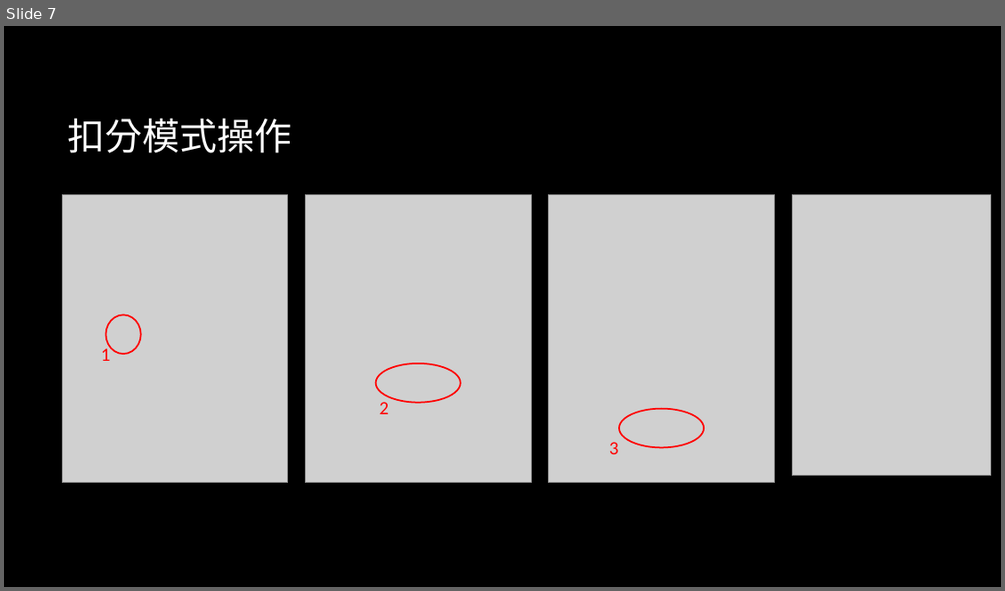
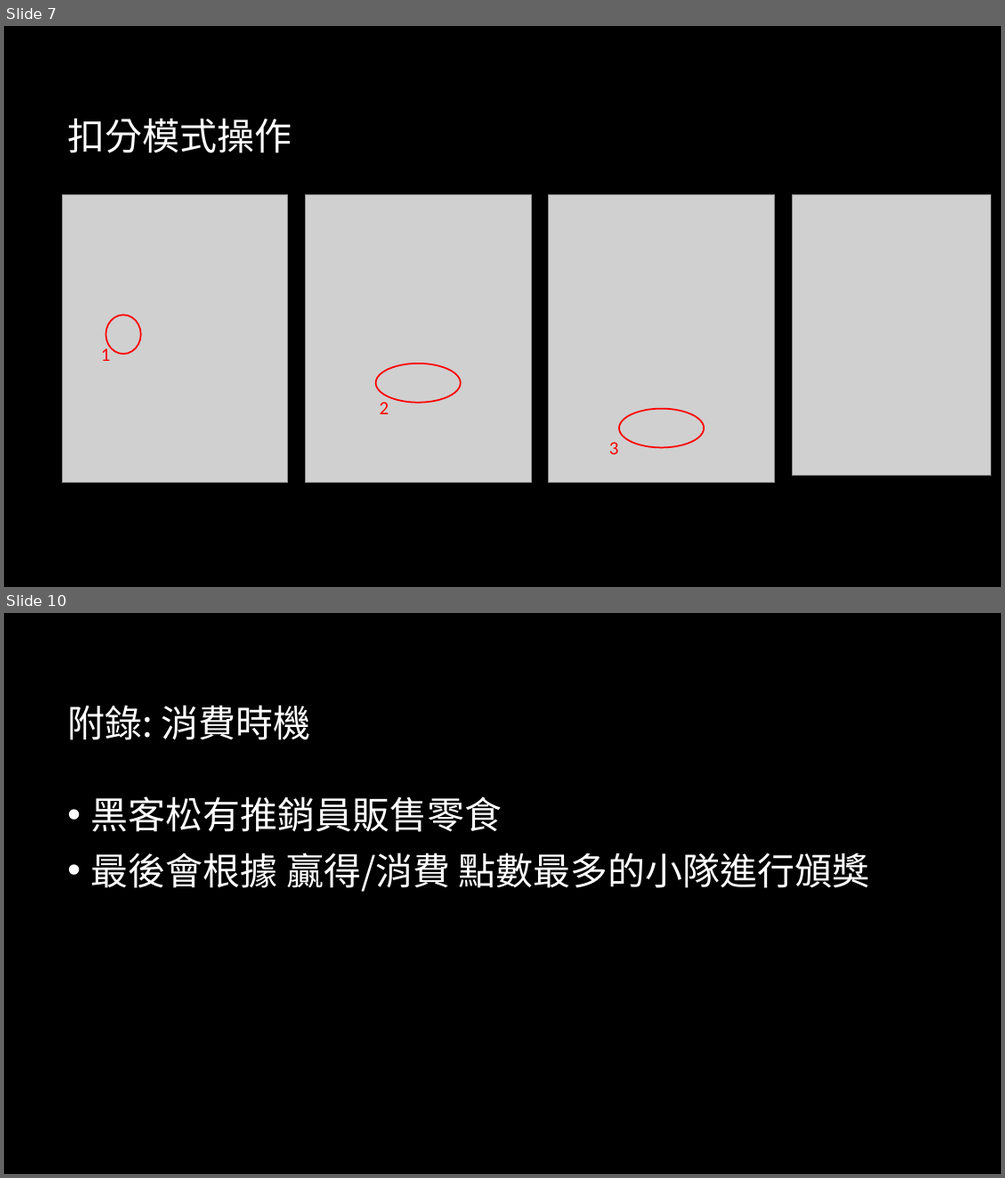
Before and after one commit to sciyen/ES_Camp_22nd, a slide deck: FileSearchSystem/readme/使用說明.pptx. Shown one above the other, each under a label of ours: slide 7 before the commit, slides 7 and 10 after it; the slides between them are not shown. The pictures are 1005x591 and 1005x1178 pixels, drawn with LibreOffice and Linux fonts; fonts in the diff are those of the drawing; grey boxes stand for pictures; background and template pictures are left out. Boxes give left, top, right and bottom in pixels: in the first picture for what was removed or moved away, otherwise in the second. Text is boxed around its words. In the diff, an @@ line names an element or a change of style, - is before the commit and + after.

```diff
--- a/FileSearchSystem/readme/使用說明.pptx
+++ b/FileSearchSystem/readme/使用說明.pptx
@@ slide 10 added at [4, 613, 1001, 1174], background picture (left out) @@
@@ title added at [67, 705, 310, 740], 36 pt, text #FFFFFF @@
+附錄: 消費時機
@@ text added at [91, 796, 870, 892], 36 pt, text #FFFFFF @@
+• 黑客松有推銷員販售零食
+• 最後會根據 贏得/消費 點數最多的小隊進行頒獎
```
Also in this commit, not shown: 1 slide changed, 2 other slides added, 8 other files.
